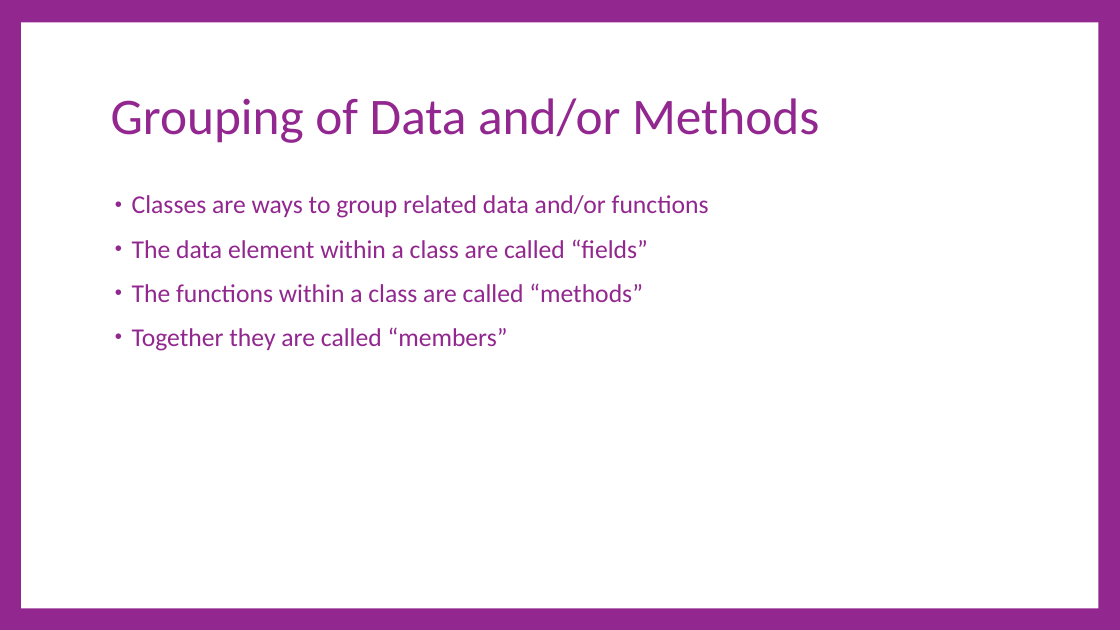
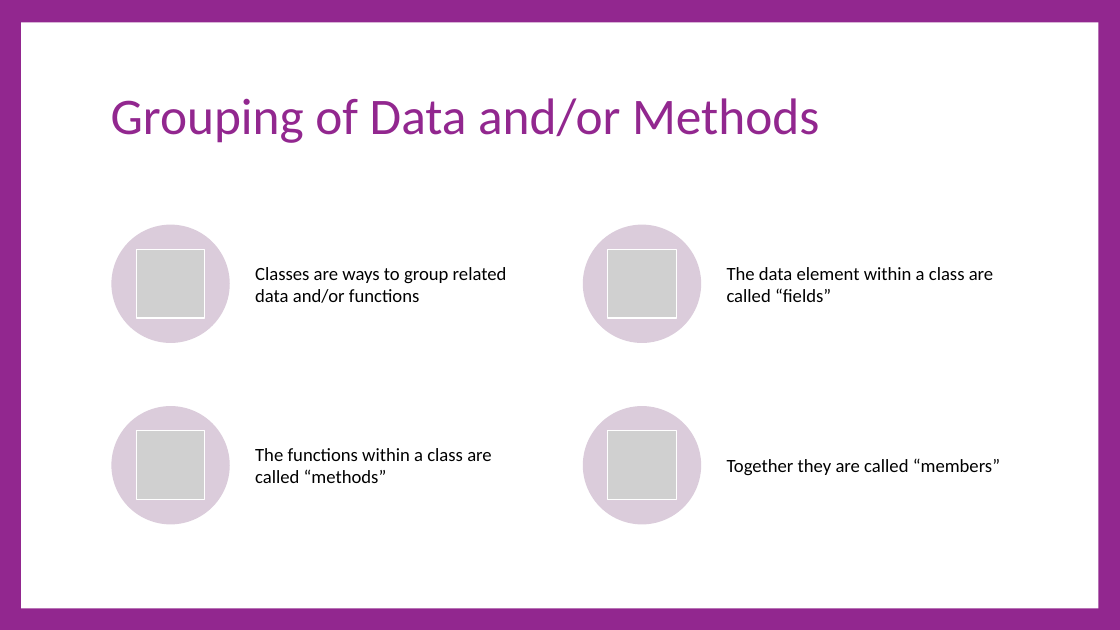
Before and after one commit to cdiggins/cs321, a slide deck: slide 6 of class-notes/cs321-winter-2023-lecture-10-classes.pptx. Drawn at 1120x630 pixels with LibreOffice and Linux fonts; fonts in the diff are those of the drawing; grey boxes stand for pictures. Boxes give left, top, right and bottom in pixels: in the first picture for what was removed or moved away, otherwise in the second. Text is boxed around its words. In the diff, an @@ line names an element or a change of style, - is before the commit and + after.

```diff
--- a/class-notes/cs321-winter-2023-lecture-10-classes.pptx
+++ b/class-notes/cs321-winter-2023-lecture-10-classes.pptx
@@ text removed at bbox=[132, 195, 709, 351] @@
-• Classes are ways to group related data and/or functions
-• The data element within a class are called “fields”
-• The functions within a class are called “methods”
-• Together they are called “members”
@@ group added at bbox=[111, 225, 1000, 524]: 4 ellipses, 4 pictures, 4 texts @@
+Classes are ways to group related data and/or functions
+The data element within a class are called “fields”
+The functions within a class are called “methods”
+Together they are called “members”
```
Also in this commit, not shown: 18 other slides changed, 7 slides removed, 1 other file.
